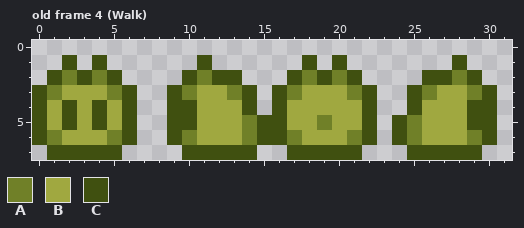
Pixel-art file, stored at Assets/Art/AS_Avatar.aseprite. The first picture shows the starting point.
32x8 pixels, 4 frames. Shown: old frame 4 (Walk). The commit also changed other frames, which this record leaves out.
Palette (. is transparent): A #708028  B #a0a840  C #405010
Pixels before, old frame 4 (Walk), first column x 0:
1 ..C.C......C......C.C.......C..
2 .CACAC....CACC...CACAC....CCAC.
3 CABBBAC..CABBAC.CABBBAC..CABBAC
4 CBCBCBC..CCBBBC.CBBBBBC..CBBBCC
5 CBCBCBC..CCBBBACCBBABBC.CABBBCC
6 CABBBAC..CABBBACCABBBAC.CABBBAC
7 .CCCCC....CCCCC..CCCCC...CCCCC.
After:
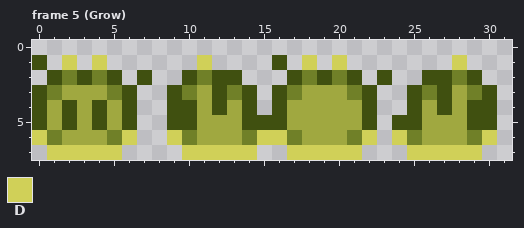
Colours new in this view: D #d0d058
A new or re-ordered frame is compared with the old frame closest to it.
Log entry: feat: grow animation
Edits made:
frames 4 -> 9
Changed rows in their new state; - is an unchanged pixel.
Frame 5 (Grow) is new; against old frame 4 (Walk), layer "Layer 1":
first column x 0:
1 C-D-D------D----C-D-D-------D--
2 -------C---------------C-------
3 ------------C--------------C---
4 ------------C--------------C---
5 --------------C----B-----C-----
6 D-----D--D-----DD-----D-D-----D
7 -DDDDD----DDDDD--DDDDD---DDDDD-
